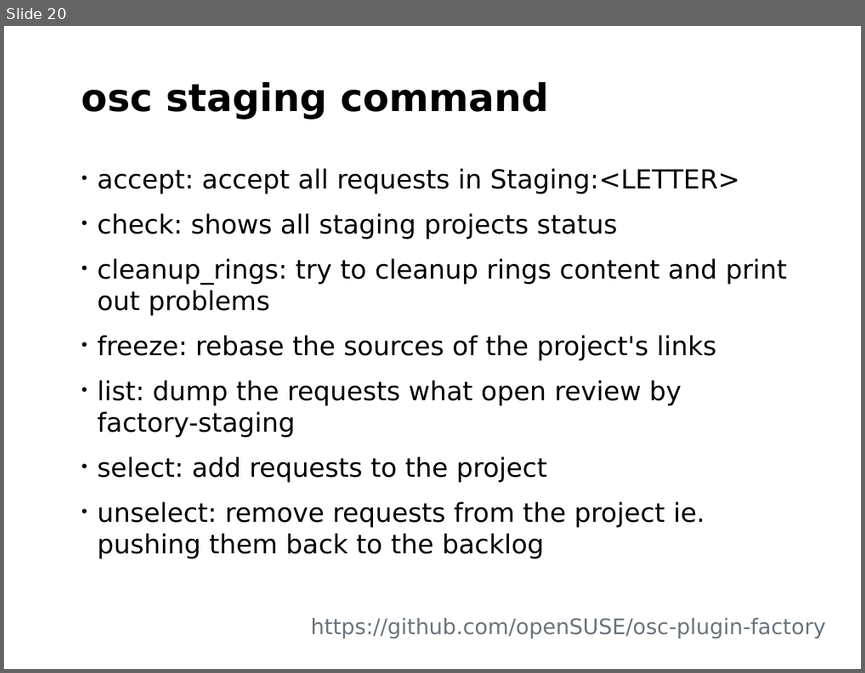
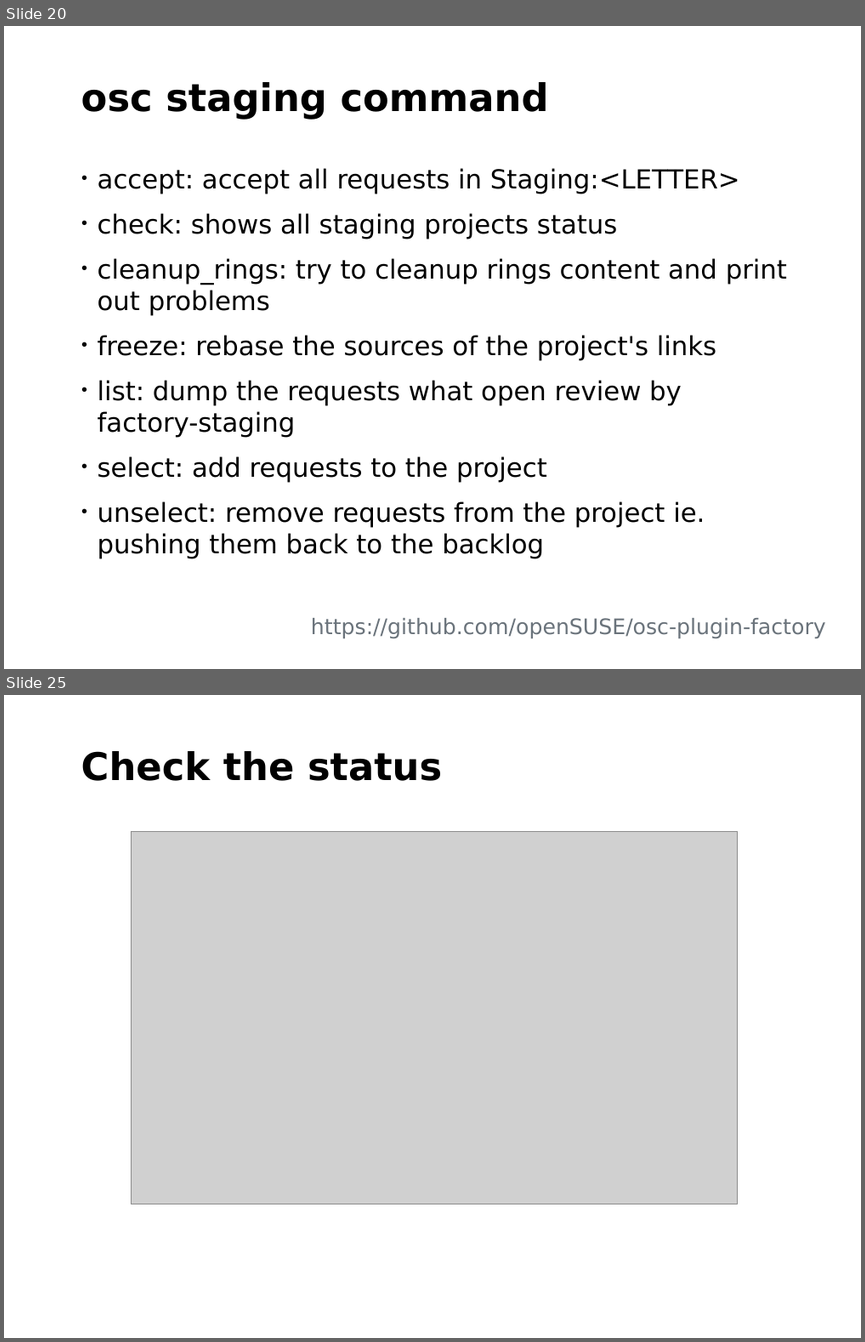
Before and after one commit to nilxam/labsconf_2015, a slide deck: labsconf_2015.odp. Shown one above the other, each under a label of ours: slide 20 before the commit, slides 20 and 25 after it; the slides between them are not shown. The pictures are 865x673 and 865x1342 pixels, drawn with LibreOffice and Linux fonts; fonts in the diff are those of the drawing; grey boxes stand for pictures; background and template pictures are left out. Boxes give left, top, right and bottom in pixels: in the first picture for what was removed or moved away, otherwise in the second. Text is boxed around its words. In the diff, an @@ line names an element or a change of style, - is before the commit and + after.

```diff
--- a/labsconf_2015.odp
+++ b/labsconf_2015.odp
@@ slide 25 added at <box>4,695,861,1338</box>, background #FFFFFF; not listed: 1 template element that a slide beside it also shows @@
@@ title added at <box>81,751,442,781</box>, 32 pt, text #000000, bold @@
+Check the status
@@ picture added at <box>131,831,737,1204</box> @@
```
Also in this commit, not shown: 4 slides changed, 4 other slides added, 2 slides removed.
